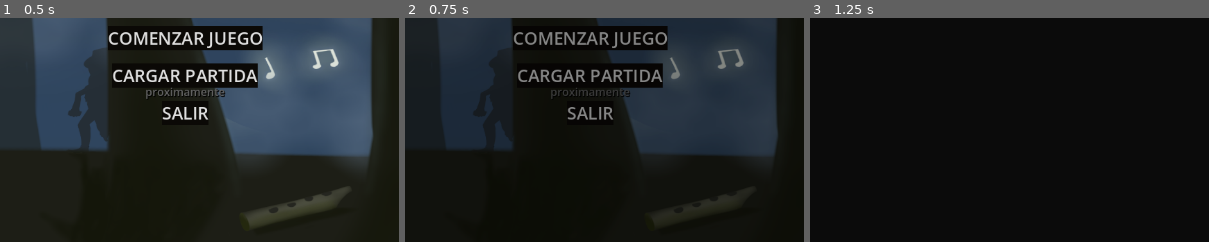
Above: before the commit, frames 1-3 (left to right).
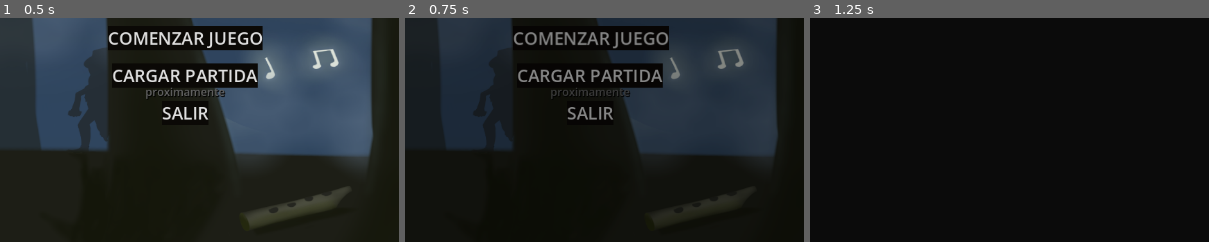
Above: after the commit, the same moments.

Repository: MauroEscalante-Hub/Symphony-of-the-Cryptids
Game: Godot game, scene res://escenas/menu_principal/menu_principal.tscn
Same seed, same stepped clock (60 frames per second), same inputs: the game is played once before the commit and once after it.
Inputs:
- Up to frame 1 (0.5 s): no input
- Up to frame 2 (0.75 s): click "COMENZAR JUEGO" at 0.5 s
- Up to frame 3 (1.25 s): no input
The pictures show only the part of the screen within x 27-77%, y 41-91%; the shares and areas given below are measured in that part.

Frame 1 is identical in both runs. In frame 2, 0.7% of the frame differs, in the area x 34-67%, y 3-15%; in frame 3, nothing differs.

Commit message:
Cosas en menu principal
cositas con los tweens en los botones

Diff:
--- a/symphony-of-the-cryptids/escenas/menu_principal/menu_principal.gd
+++ b/symphony-of-the-cryptids/escenas/menu_principal/menu_principal.gd
@@ -2,6 +2,8 @@
 @onready var sprite_2d = $Sprite2D
 @onready var Color_Rect = $Transicion/ColorRect
 @onready var Animation_Player = $Transicion/AnimationPlayer
+@onready var botonComenzar = $Control/VBoxContainer/BotonComenzar
+
 
 func _ready():
 	Color_Rect.visible = false
@@ -27,3 +29,21 @@
 func _on_boton_salir_button_down() -> void:
 	get_tree().quit()
 	pass # Replace with function body.
+
+
+func _on_boton_comenzar_mouse_entered():
+	print("pase por arriba [comenzar]")
+	var tween = create_tween()
+	tween.set_trans(Tween.TRANS_BACK)
+	tween.set_ease(Tween.EASE_OUT)
+	tween.tween_property(botonComenzar, "scale", Vector2(1.1, 1.1), 3.0)
+	pass # Replace with function body.
+
+
+func _on_boton_comenzar_mouse_exited():
+	print("pase por arriba [salir]")
+	var tween = create_tween()
+	tween.set_trans(Tween.TRANS_BACK)
+	tween.set_ease(Tween.EASE_OUT)
+	tween.tween_property(botonComenzar, "scale", Vector2.ONE, 3.0)
+	pass # Replace with function body.
--- a/symphony-of-the-cryptids/escenas/menu_principal/menu_principal.tscn
+++ b/symphony-of-the-cryptids/escenas/menu_principal/menu_principal.tscn
@@ -180,5 +180,7 @@
 parameters/looping = false
 
 [connection signal="button_down" from="Control/VBoxContainer/BotonComenzar" to="." method="_on_boton_comenzar_button_down"]
+[connection signal="mouse_entered" from="Control/VBoxContainer/BotonComenzar" to="." method="_on_boton_comenzar_mouse_entered"]
+[connection signal="mouse_exited" from="Control/VBoxContainer/BotonComenzar" to="." method="_on_boton_comenzar_mouse_exited"]
 [connection signal="button_down" from="Control/VBoxContainer/BotonInstrucciones" to="." method="_on_boton_instrucciones_button_down"]
 [connection signal="button_down" from="Control/VBoxContainer/BotonSalir" to="." method="_on_boton_salir_button_down"]
